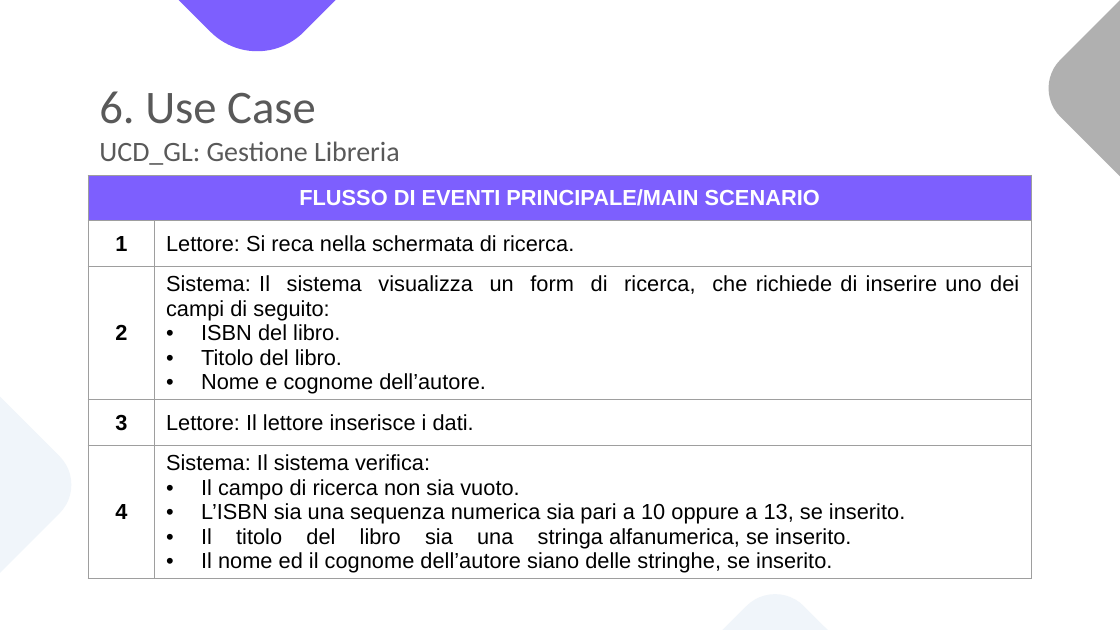
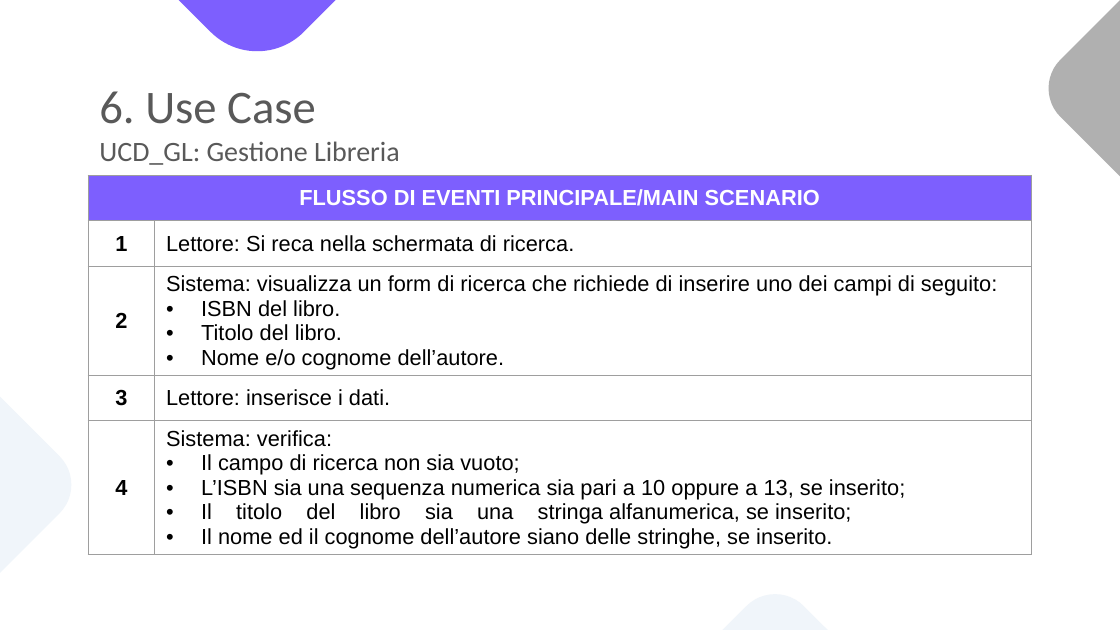
Before and after one commit to notjuary/Bookster_Classe03, a slide deck: slide 35 of DOC/Presentazione.pptx. Drawn at 1120x630 pixels with LibreOffice and Linux fonts; fonts in the diff are those of the drawing. Boxes give left, top, right and bottom in pixels: in the first picture for what was removed or moved away, otherwise in the second. Text is boxed around its words. In the diff, an @@ line names an element or a change of style, - is before the commit and + after.

```diff
--- a/DOC/Presentazione.pptx
+++ b/DOC/Presentazione.pptx
@@ table at (x1=88, y1=176, x2=1033, y2=570) @@
-row 3, column 2: Sistema: Il sistema visualizza un form di ricerca, che richiede di inserire uno dei campi di seguito: / ISBN del libro. / Titolo del libro. / Nome e cognome dell’autore.
+row 3, column 2: Sistema: visualizza un form di ricerca che richiede di inserire uno dei campi di seguito: / ISBN del libro. / Titolo del libro. / Nome e/o cognome dell’autore.
-row 4, column 2: Lettore: Il lettore inserisce i dati.
+row 4, column 2: Lettore: inserisce i dati.
-row 5, column 2: Sistema: Il sistema verifica: / Il campo di ricerca non sia vuoto. / L’ISBN sia una sequenza numerica sia pari a 10 oppure a 13, se inserito. / Il titolo del libro sia una stringa alfanumerica, se inserito. / Il nome ed il cognome dell’autore siano delle stringhe, se inserito.
+row 5, column 2: Sistema: verifica: / Il campo di ricerca non sia vuoto; / L’ISBN sia una sequenza numerica sia pari a 10 oppure a 13, se inserito; / Il titolo del libro sia una stringa alfanumerica, se inserito; / Il nome ed il cognome dell’autore siano delle stringhe, se inserito.
```
Also in this commit, not shown: 57 other slides changed, 1 slide removed.
